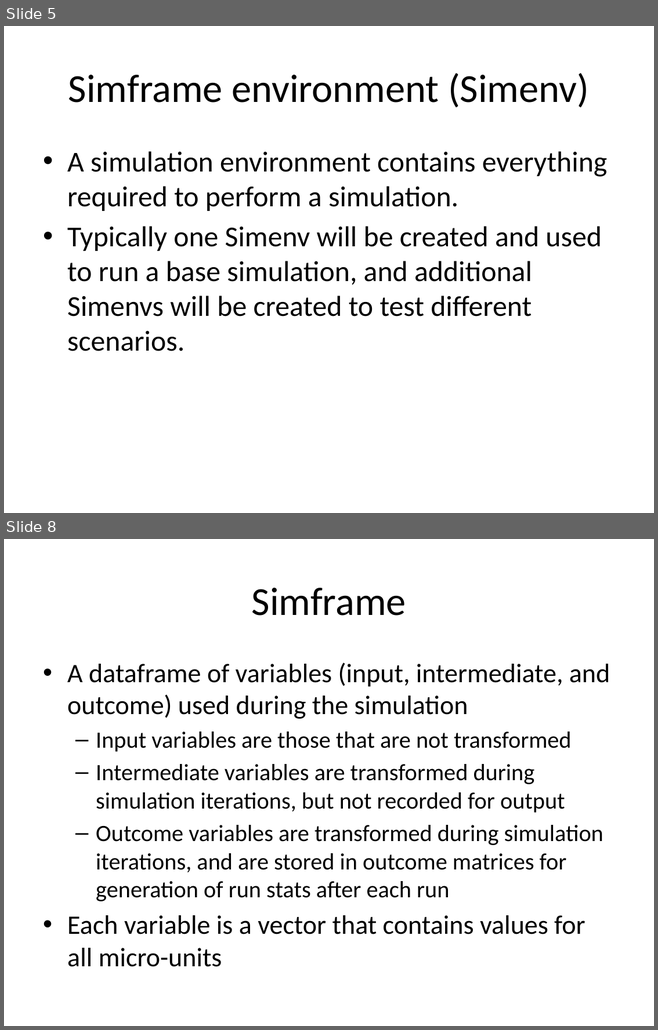
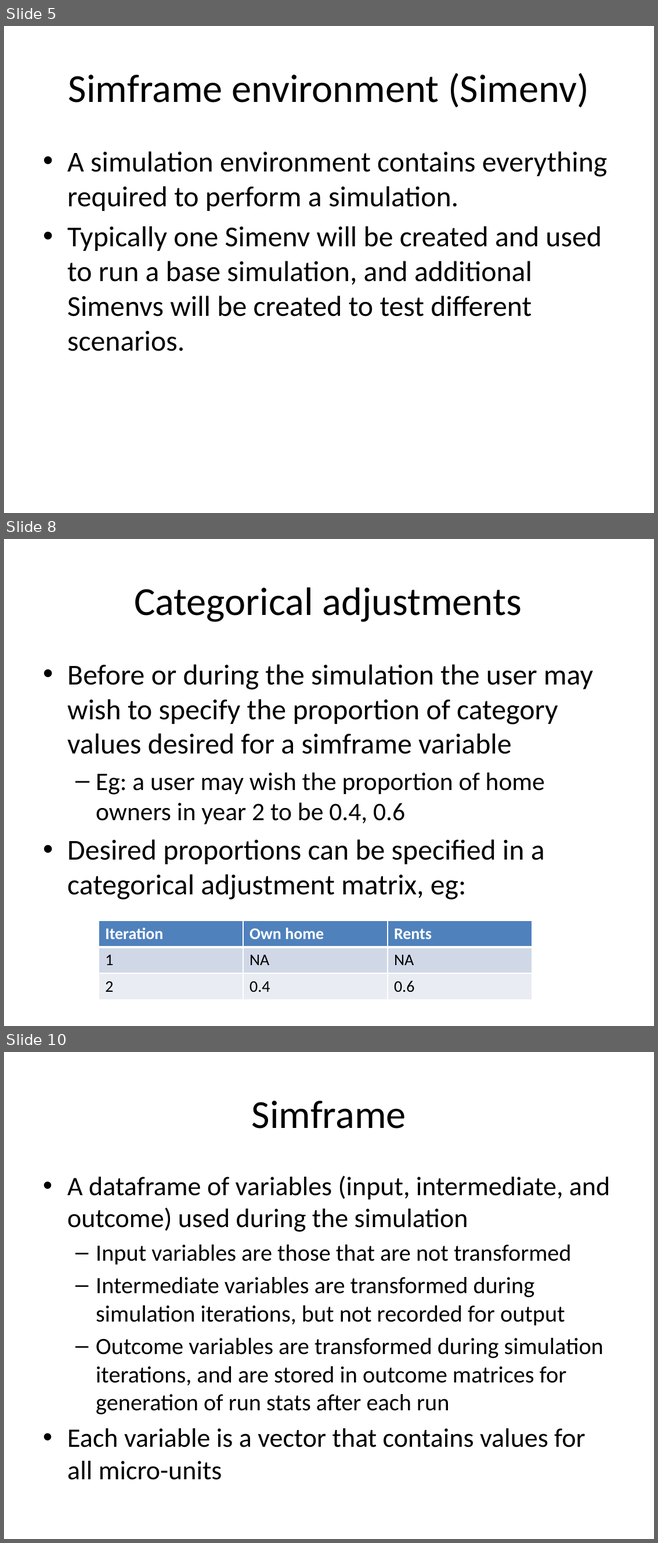
Before and after one commit to compassresearchcentre/simario, a slide deck: docs/Simar overview.pptx. Shown one above the other, each under a label of ours: slides 5 and 8 before the commit, slides 5, 8 and 10 after it; the slides between them are not shown. The pictures are 658x1030 and 658x1543 pixels, drawn with LibreOffice and Linux fonts; fonts in the diff are those of the drawing. Boxes give left, top, right and bottom in pixels: in the first picture for what was removed or moved away, otherwise in the second. Text is boxed around its words. In the diff, an @@ line names an element or a change of style, - is before the commit and + after.

```diff
--- a/docs/Simar overview.pptx
+++ b/docs/Simar overview.pptx
@@ slide 8 added at <box>4,539,654,1026</box>, background #FFFFFF @@
@@ title added at <box>134,587,521,622</box>, 44 pt, text #000000 @@
+Categorical adjustments
@@ text added at <box>67,664,593,900</box>, 32 pt, text #000000 @@
+• Before or during the simulation the user may wish to specify the proportion of category values desired for a simframe variable
+  – Eg: a user may wish the proportion of home owners in year 2 to be 0.4, 0.6
+• Desired proportions can be specified in a categorical adjustment matrix, eg:
@@ table added at <box>99,921,531,1000</box>, 3 rows, 3 columns @@
+Iteration | Own home | Rents
+1 | NA | NA
+2 | 0.4 | 0.6
@@ what was slide 8 is now slide 10 @@
```
Also in this commit, not shown: 3 slides changed, 1 other slide added, 14 other files.
